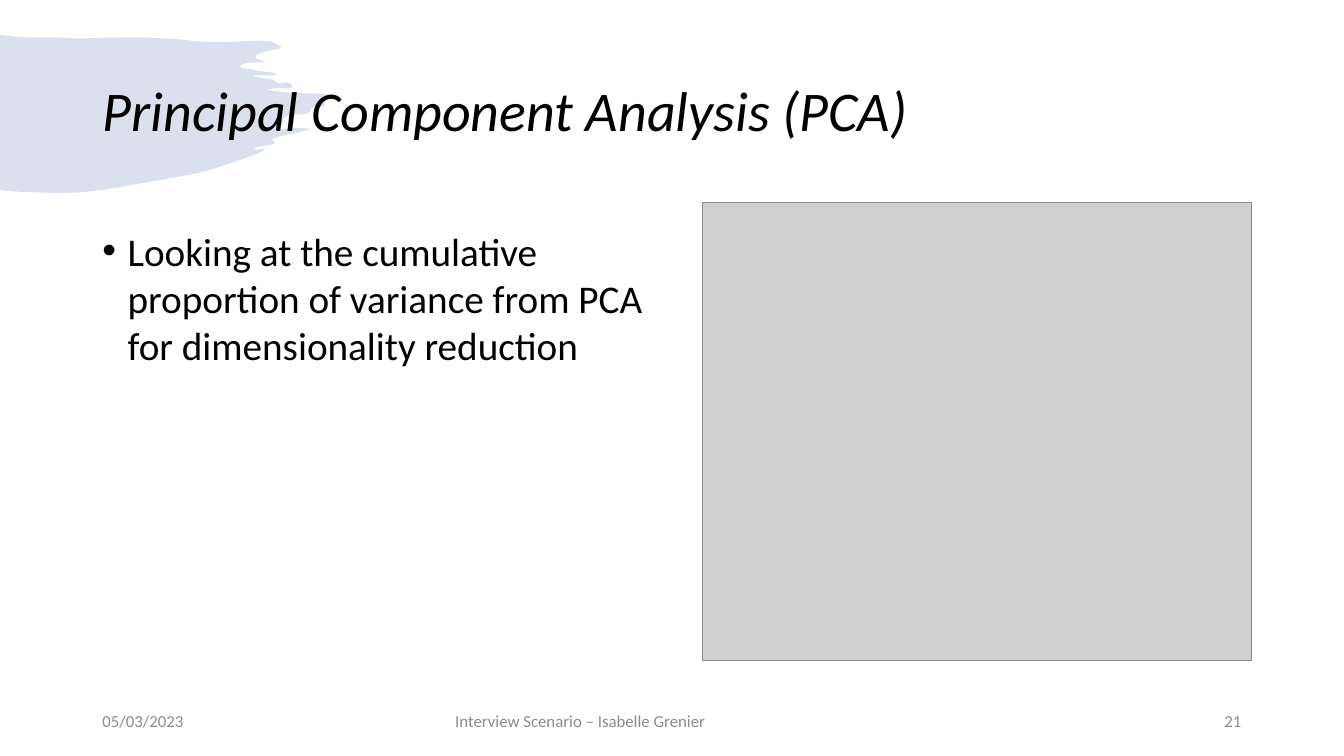
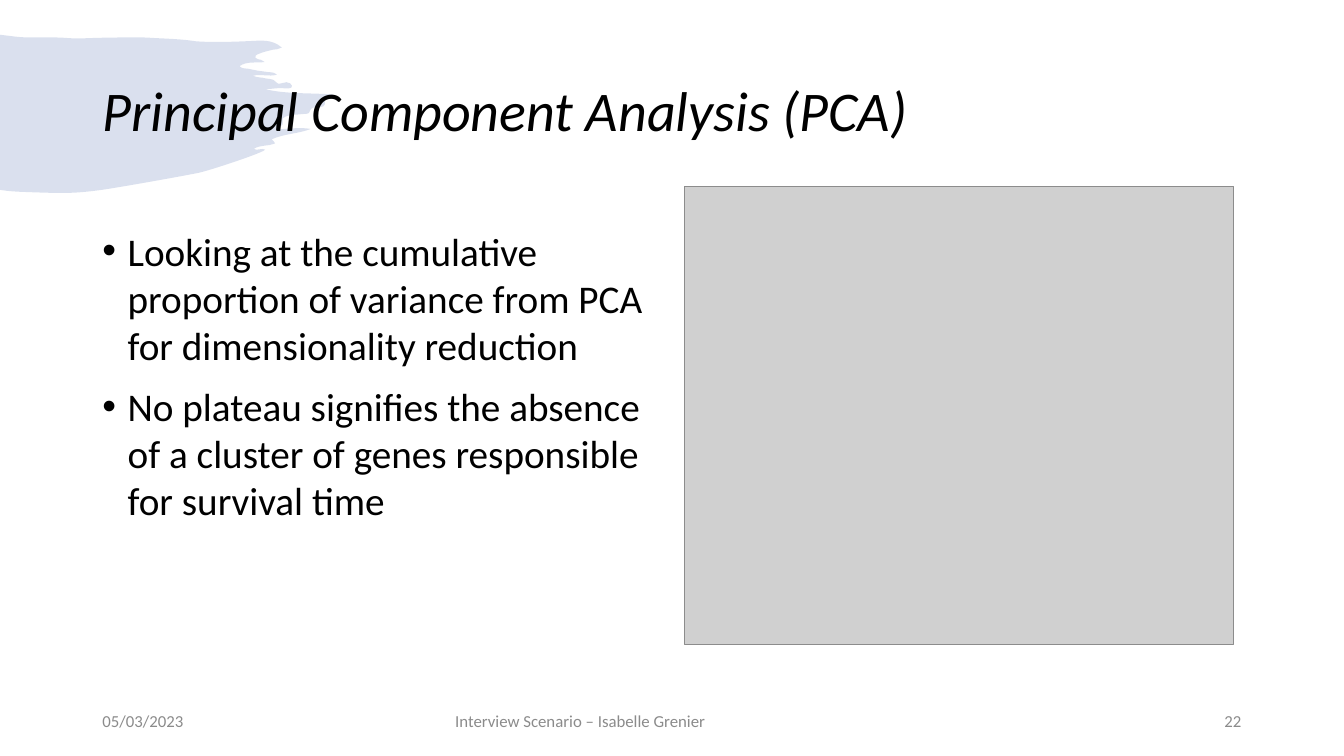
Before and after one commit to igrenier/TCGA_BRCA, a slide deck: slide 22 of presentation_05032023.pptx (slide 21 before the commit). Drawn at 1344x756 pixels with LibreOffice and Linux fonts; fonts in the diff are those of the drawing; grey boxes stand for pictures. Boxes give left, top, right and bottom in pixels: in the first picture for what was removed or moved away, otherwise in the second. Text is boxed around its words. In the diff, an @@ line names an element or a change of style, - is before the commit and + after.

Commit message:
update figures in part II

```diff
--- a/presentation_05032023.pptx
+++ b/presentation_05032023.pptx
@@ picture: place and size @@
-picture at <box>703,203,1252,660</box>
+picture at <box>685,187,1234,644</box>
@@ text at <box>128,393,639,516</box>: paragraph added @@
+• No plateau signifies the absence of a cluster of genes responsible for survival time
@@ page number at <box>1224,716,1241,727</box>: text changed @@
-21
+22
```
Also in this commit, not shown: 2 other slides changed, 1 slide added.
